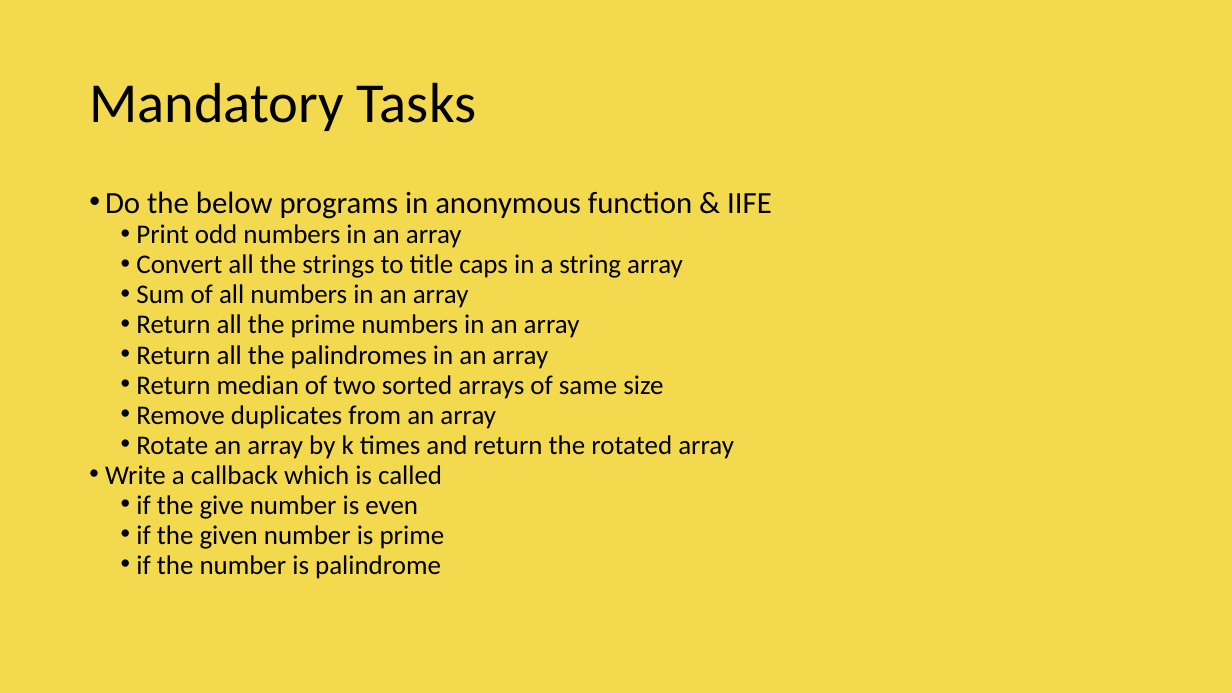
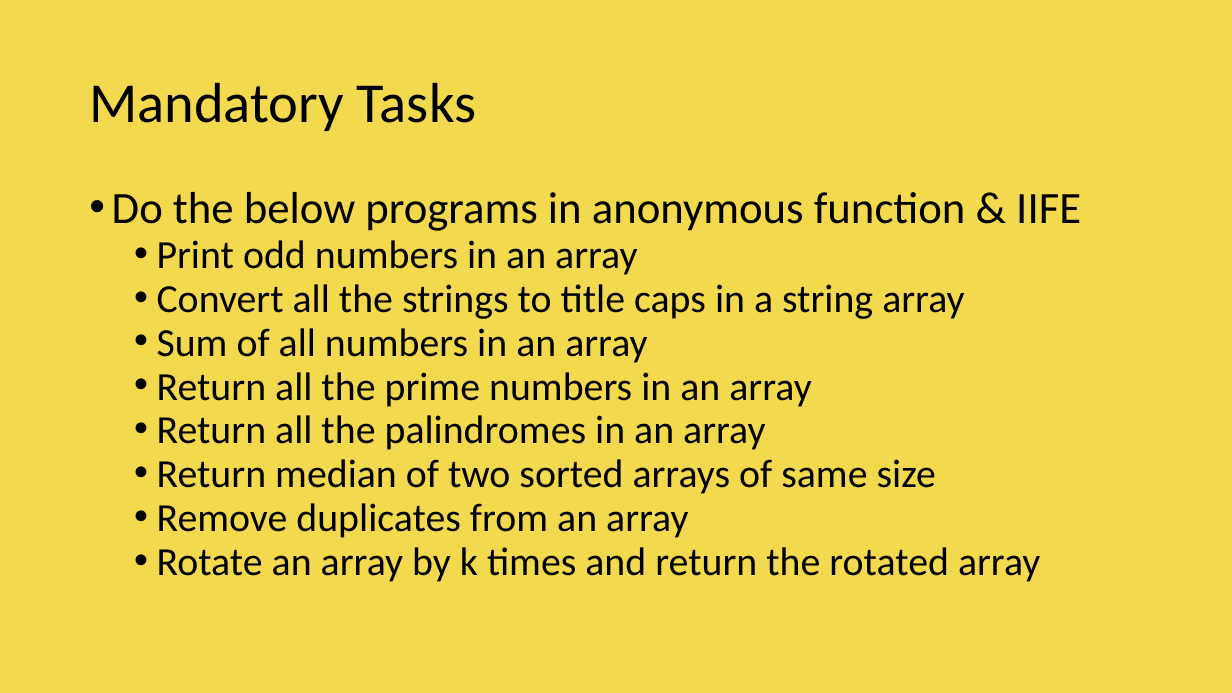
Before and after one commit to vishwanantha/javascript-101, a slide deck: slide 44 of ppt/001 - DataTypes.pptx (slide 45 before the commit). Drawn at 1232x693 pixels with LibreOffice and Linux fonts; fonts in the diff are those of the drawing; background and template pictures are left out. Boxes give left, top, right and bottom in pixels: in the first picture for what was removed or moved away, otherwise in the second. Text is boxed around its words. In the diff, an @@ line names an element or a change of style, - is before the commit and + after.

```diff
--- a/ppt/001 - DataTypes.pptx
+++ b/ppt/001 - DataTypes.pptx
@@ text "Do the below programs in ..." at (112, 192, 1081, 582): size 24 to 34.9 pt in "Do the below programs in anonymous function ..."; size 21 to 31 pt in "Print odd numbers in an array", "Convert all the strings to title caps ...", "Sum of all numbers in an array", "Return all the prime numbers in an ..." and 4 more places; indent changed; more space between paragraphs @@
@@ text at (105, 465, 445, 579): paragraphs removed @@
-• Write a callback which is called
-  • if the give number is even
-  • if the given number is prime
-  • if the number is palindrome
```
Also in this commit, not shown: 26 other slides changed, 6 slides added, 11 slides removed, 1 other file.
